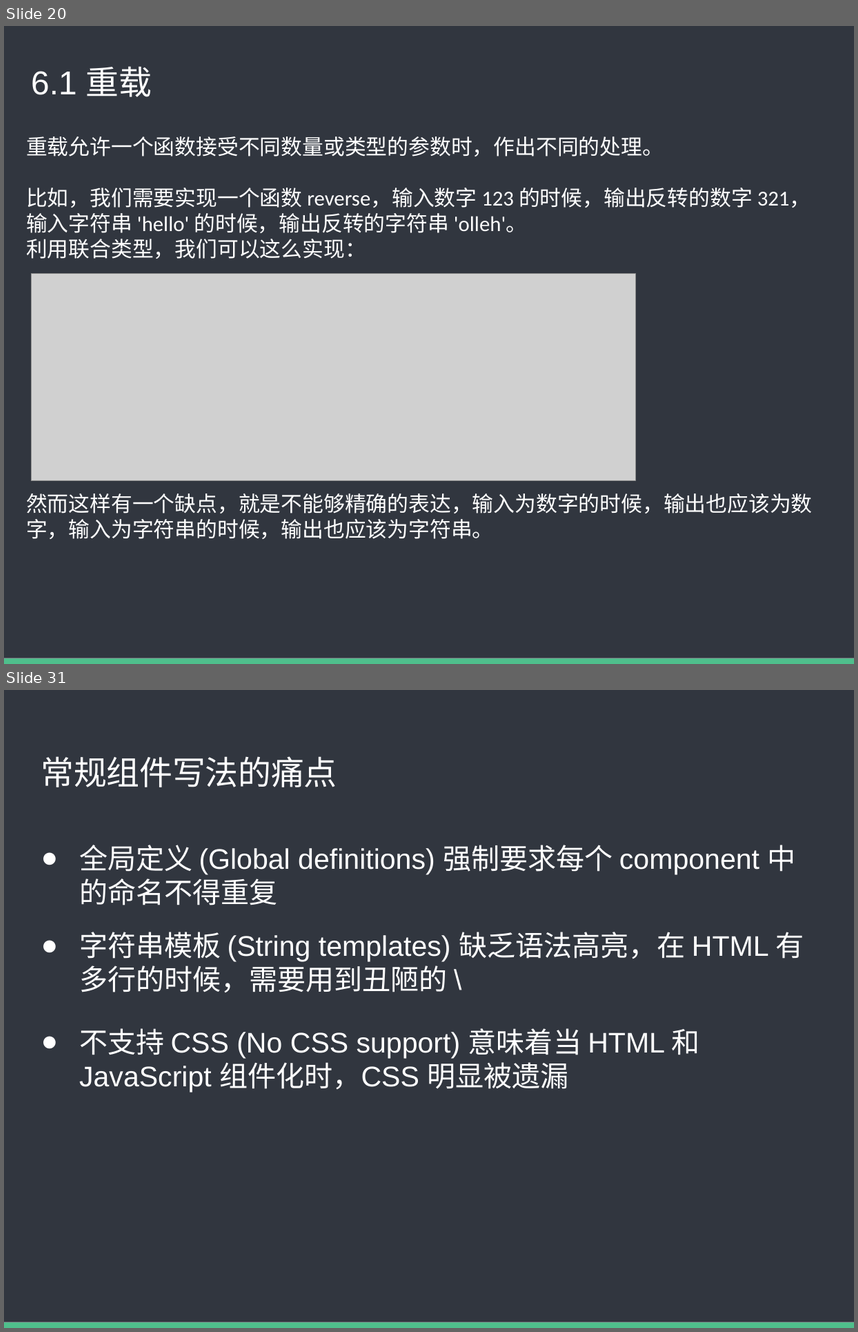
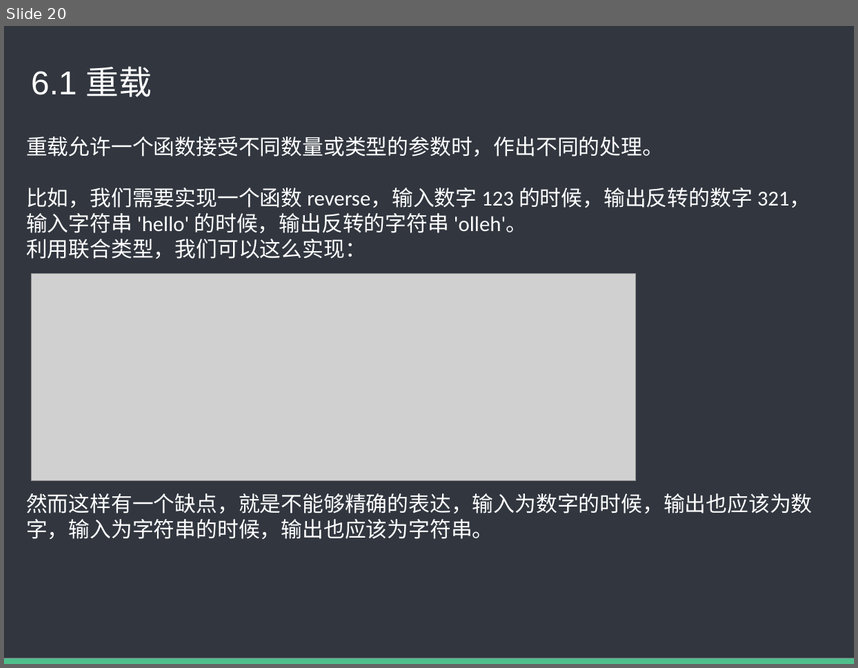
Before and after one commit to baixiaoyu2997/typescript-share, a slide deck: TS内部分享.pptx. Shown one above the other, each under a label of ours: slides 20 and 31 before the commit, slide 20 after it; the slides between them are not shown. The pictures are 858x1332 and 858x668 pixels, drawn with LibreOffice and Linux fonts; fonts in the diff are those of the drawing; grey boxes stand for pictures. Boxes give left, top, right and bottom in pixels: in the first picture for what was removed or moved away, otherwise in the second. Text is boxed around its words. In the diff, an @@ line names an element or a change of style, - is before the commit and + after.

```diff
--- a/TS内部分享.pptx
+++ b/TS内部分享.pptx
@@ slide 31 removed at box(4, 690, 854, 1328), background #FFFFFF; not listed: 2 template elements that a slide beside it also shows @@
@@ title removed at box(41, 756, 337, 787) @@
-常规组件写法的痛点
@@ text removed at box(79, 845, 796, 905) @@
-● 全局定义 (Global definitions) 强制要求每个 component 中的命名不得重复
@@ text removed at box(79, 931, 804, 992) @@
-● 字符串模板 (String templates) 缺乏语法高亮，在 HTML 有多行的时候，需要用到丑陋的 \
@@ text removed at box(79, 1028, 700, 1092) @@
-● 不支持 CSS (No CSS support) 意味着当 HTML 和 JavaScript 组件化时，CSS 明显被遗漏
```
Also in this commit, not shown: 5 slides changed, 7 slides added, 17 other slides removed, 2 other files.
